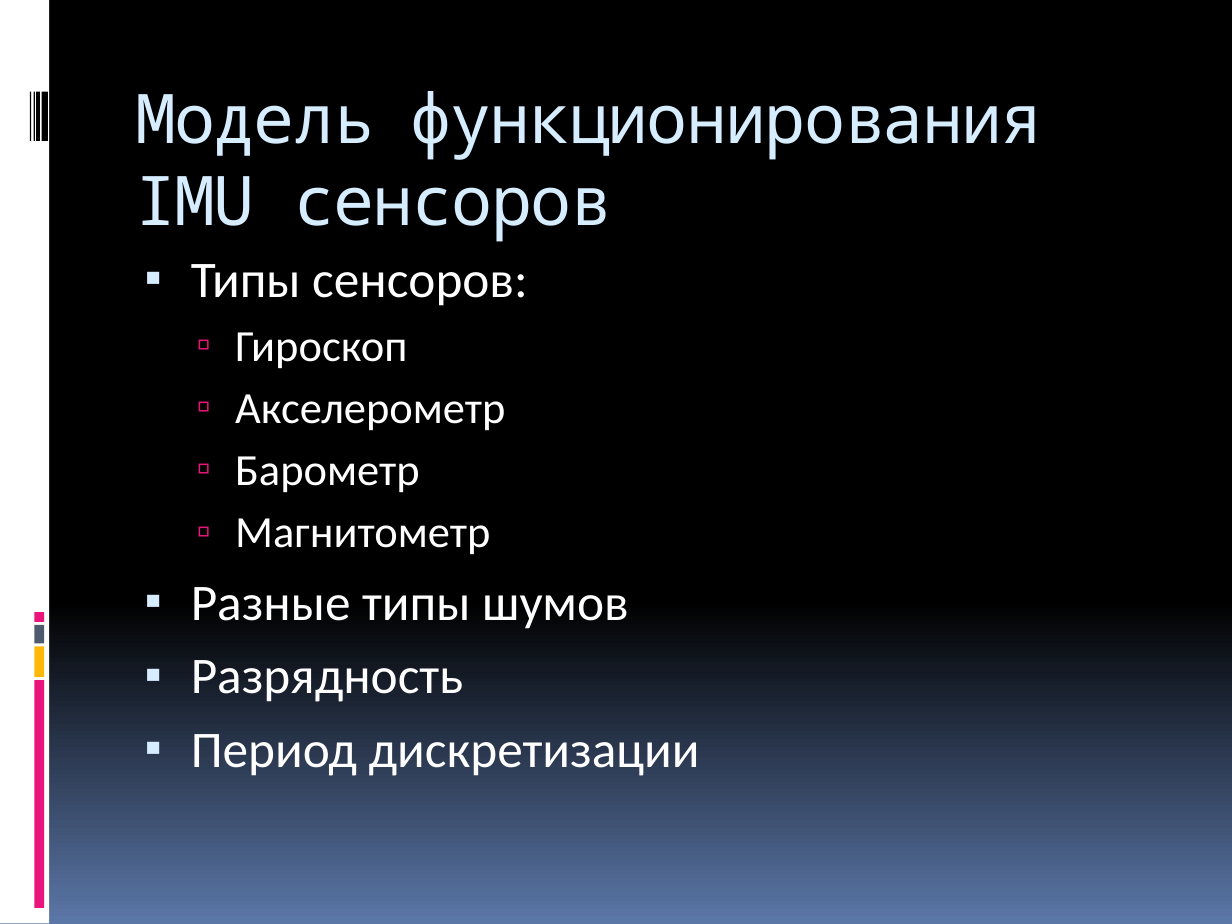
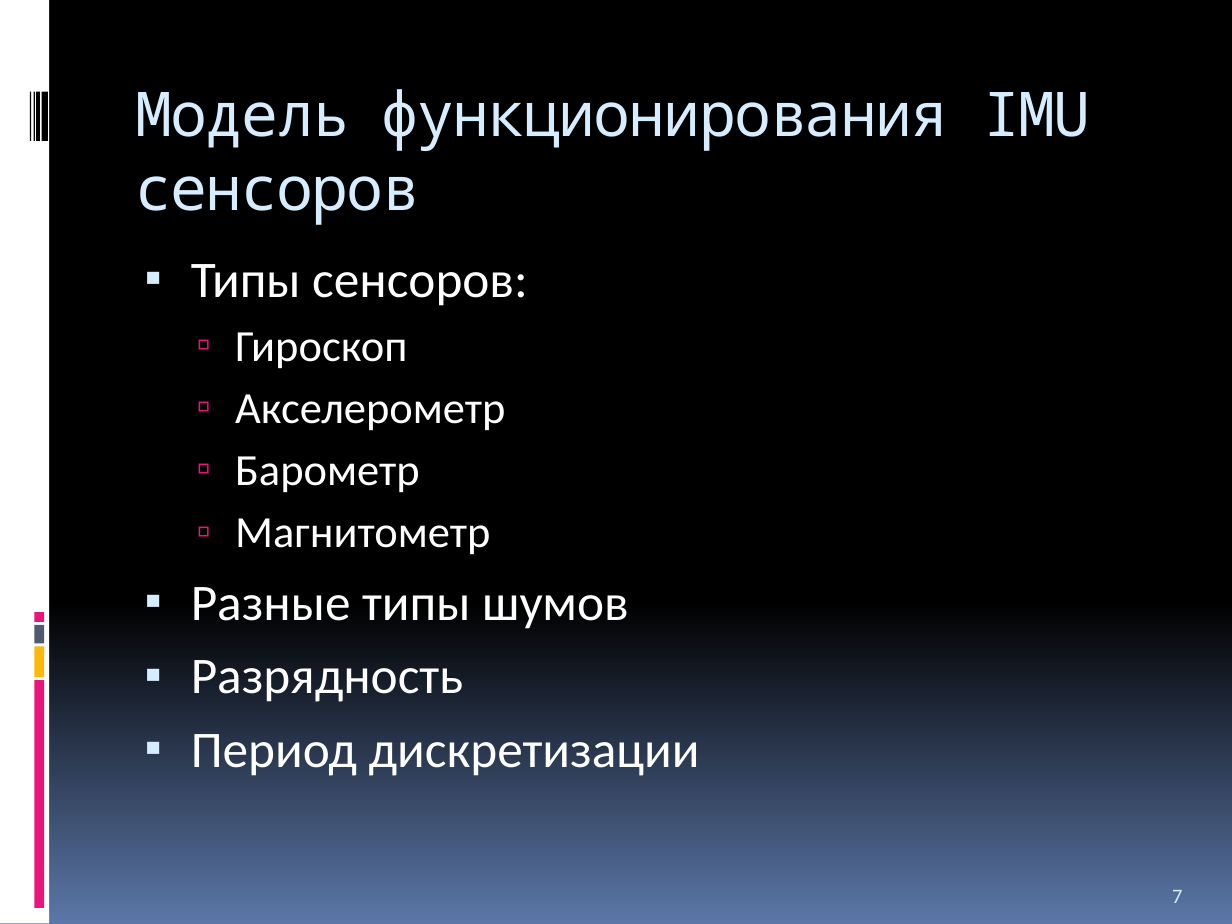
Before and after one commit to Jacobi20/quadro-xds, a slide deck: slide 7 of Docs/Medias2012.pptx (slide 16 before the commit). Drawn at 1232x924 pixels with LibreOffice and Linux fonts; fonts in the diff are those of the drawing. Boxes give left, top, right and bottom in pixels: in the first picture for what was removed or moved away, otherwise in the second. Text is boxed around its words. In the diff, an @@ line names an element or a change of style, - is before the commit and + after.

```diff
--- a/Docs/Medias2012.pptx
+++ b/Docs/Medias2012.pptx
@@ title "Модель функционирования IMU сенсоров" at (135,89,1090,225): size 40 to 36 pt @@
@@ page number added at (1172,890,1182,903), 12 pt, text #D6ECFF @@
+7
```
Also in this commit, not shown: 11 other slides changed, 3 slides added, 10 slides removed, 8 other files.
